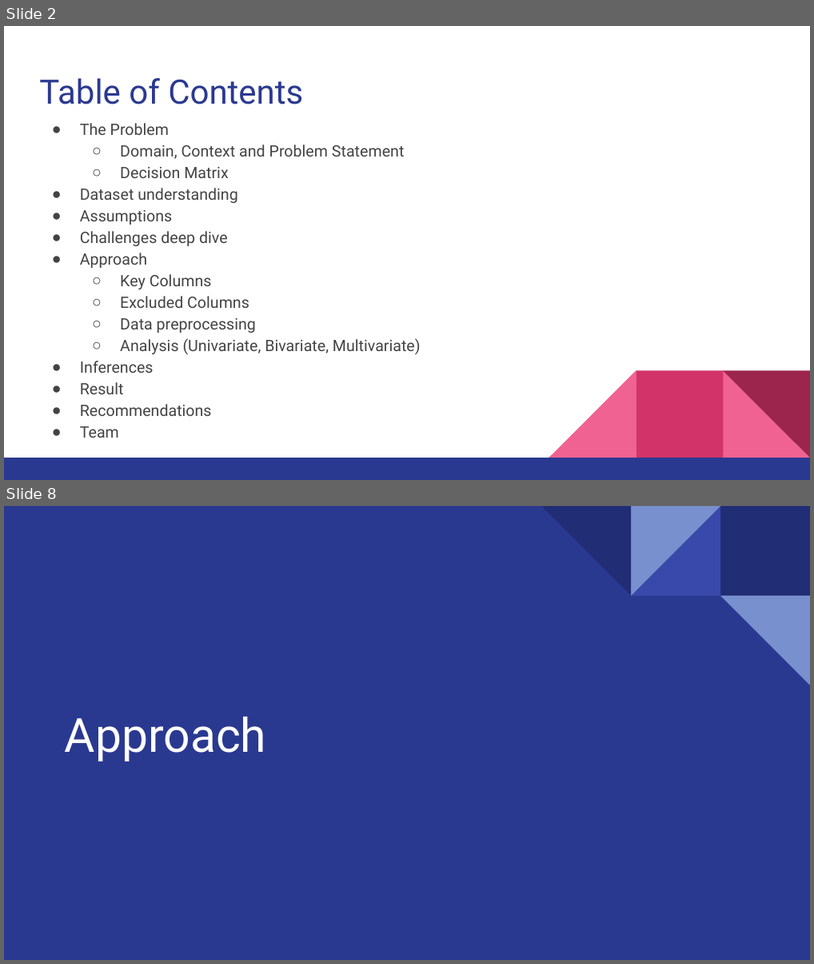
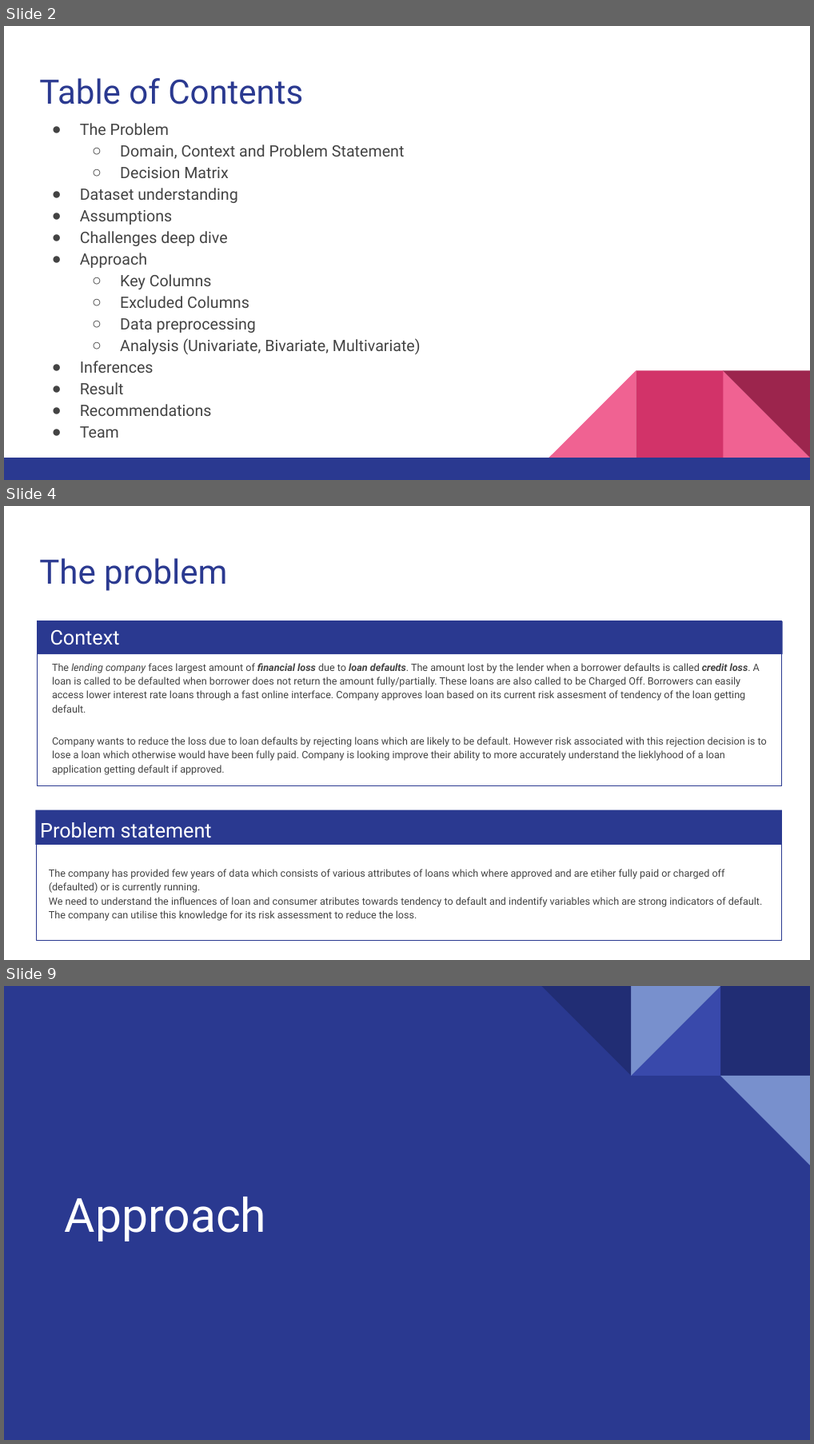
Before and after one commit to rajeevin/LendingClubCaseStudy, a slide deck: Lending Club Case study.pptx. Shown one above the other, each under a label of ours: slides 2 and 8 before the commit, slides 2, 4 and 9 after it; the slides between them are not shown. The pictures are 814x964 and 814x1444 pixels, drawn with LibreOffice and Linux fonts; fonts in the diff are those of the drawing. Boxes give left, top, right and bottom in pixels: in the first picture for what was removed or moved away, otherwise in the second. Text is boxed around its words. In the diff, an @@ line names an element or a change of style, - is before the commit and + after.

Commit message:
Updated PPT to reduce content. Added Result secton in code.

```diff
--- a/Lending Club Case study.pptx
+++ b/Lending Club Case study.pptx
@@ slide 4 added at bbox=[4, 506, 810, 960], background #FFFFFF @@
@@ title added at bbox=[39, 558, 227, 591], 30 pt, text #2A3990 @@
+The problem
@@ rectangle added at bbox=[37, 621, 783, 654], fill #2A3990 @@
@@ rectangle added at bbox=[37, 621, 782, 786], outline #2A3990 0.75 pt @@
@@ text added at bbox=[50, 630, 120, 645], 18 pt, text #FFFFFF @@
+Context
@@ text added at bbox=[52, 663, 767, 775], 9 pt, text #434343 @@
+The lending company faces largest amount of financial loss due to loan defaults. The amount lost by the lender when a borrower defaults is called credit loss. A loan is called to be defaulted when borrower does not return the amount fully/partially. These loans are also called to be Charged Off. Borrowers can easily access lower interest rate loans through a fast online interface. Company approves loan based on its current risk assesment of tendency of the loan getting default.
+Company wants to reduce the loss due to loan defaults by rejecting loans which are likely to be default. However risk associated with this rejection decision is to lose a loan which otherwise would have been fully paid. Company is looking improve their ability to more accurately understand the lieklyhood of a loan application getting default if approved.
@@ rectangle added at bbox=[35, 810, 782, 844], fill #2A3990 @@
@@ rectangle added at bbox=[36, 820, 782, 940], outline #2A3990 0.75 pt @@
@@ text added at bbox=[40, 822, 212, 838], 18 pt, text #FFFFFF @@
+Problem statement
@@ text added at bbox=[49, 868, 763, 920], 9 pt, text #434343 @@
+The company has provided few years of data which consists of various attributes of loans which where approved and are etiher fully paid or charged off (defaulted) or is currently running.
+We need to understand the influences of loan and consumer atributes towards tendency to default and indentify variables which are strong indicators of default.
+The company can utilise this knowledge for its risk assessment to reduce the loss.
@@ what was slide 8 is now slide 9 @@
```
Also in this commit, not shown: 12 slides changed, 3 other slides added, 1 slide removed, 1 other file.
